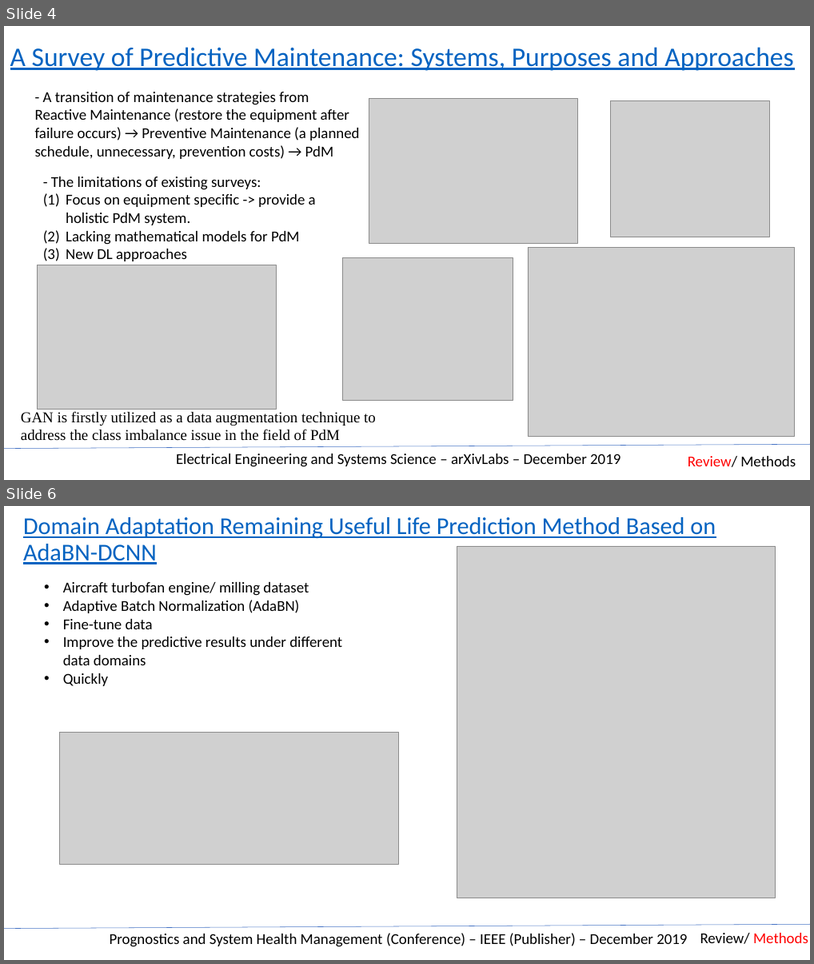
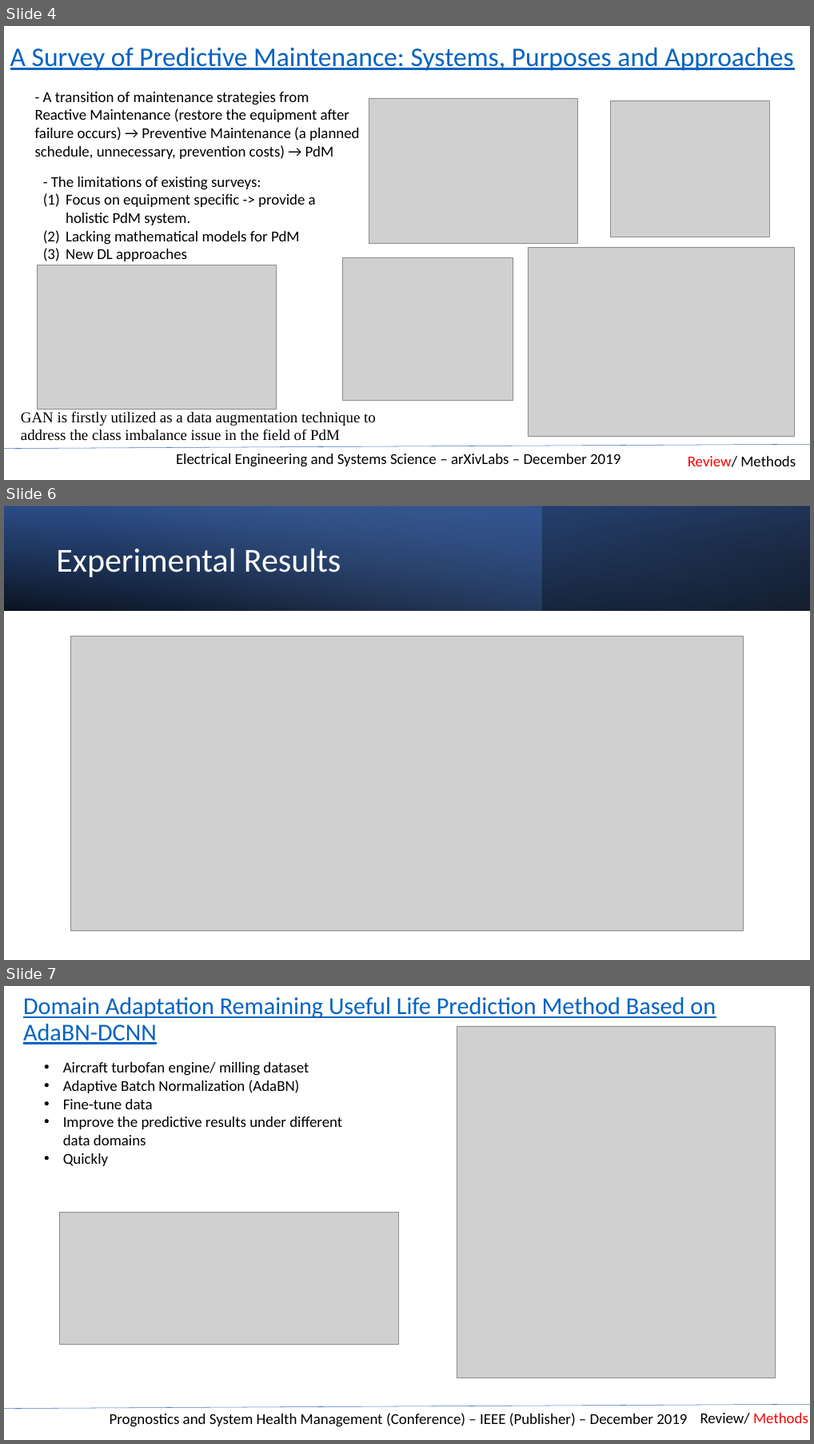
Before and after one commit to mrtrunghieu1/predictive-maintenance-awesome, a slide deck: slides/PredictiveMaintainance_Review.pptx. Shown one above the other, each under a label of ours: slides 4 and 6 before the commit, slides 4, 6 and 7 after it; the slides between them are not shown. The pictures are 814x964 and 814x1444 pixels, drawn with LibreOffice and Linux fonts; fonts in the diff are those of the drawing; grey boxes stand for pictures. Boxes give left, top, right and bottom in pixels: in the first picture for what was removed or moved away, otherwise in the second. Text is boxed around its words. In the diff, an @@ line names an element or a change of style, - is before the commit and + after.

```diff
--- a/slides/PredictiveMaintainance_Review.pptx
+++ b/slides/PredictiveMaintainance_Review.pptx
@@ slide 6 added at (4,506,810,960), background #FFFFFF @@
@@ rectangle added at (4,506,810,610), fill gradient #000000 to #2F5597 @@
@@ rectangle added at (4,506,542,610), fill gradient #4472C4 to #8FAADC @@
@@ rectangle added at (4,506,810,610), fill gradient #000000 to #4472C4 @@
@@ title added at (56,548,341,577), 40 pt, text #FFFFFF @@
+Experimental Results
@@ picture added at (70,636,744,931) @@
@@ what was slide 6 is now slide 7 @@
```
Also in this commit, not shown: 2 other slides added.
